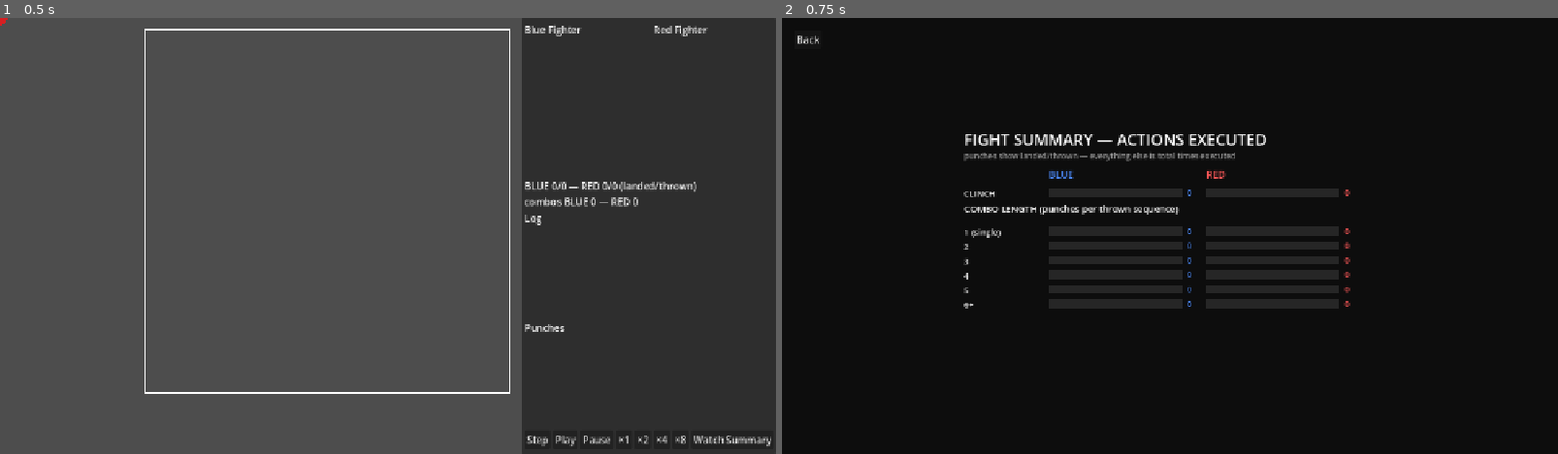
Above: before the commit, frames 1-2 (left to right).
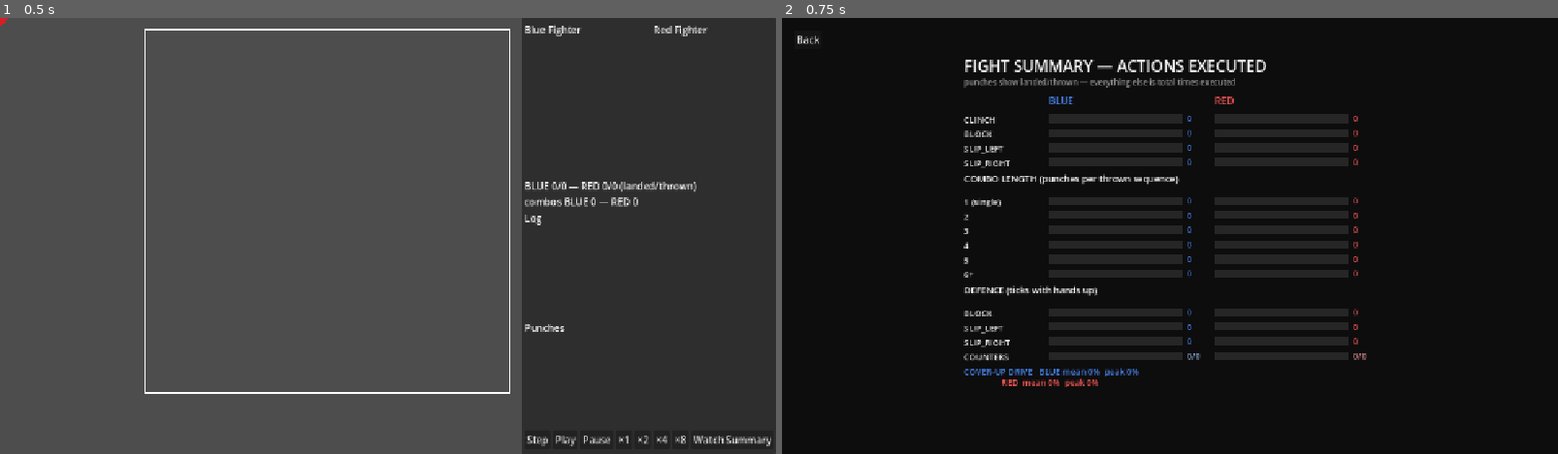
Above: after the commit, the same moments.

Repository: emeene/boxingsim-debugger
Game: Godot game, scene res://scenes/Main.tscn
Two runs of this game, one before a commit and one after it. Both use one fixed random seed, a clock stepped at 60 frames per second and the inputs below.
Inputs:
- Up to frame 1 (0.5 s): no input
- Up to frame 2 (0.75 s): click "Watch Summary" at 0.5 s

Frame 1 is identical in both runs. In frame 2, 13% of the frame differs, in the area x 23-76%, y 9-85%.

Commit message:
Draw defence on the ring, count it in the summary, and write the summary to the log file

Diff:
--- a/boxing-debugging/scenes/ActionSummary.gd
+++ b/boxing-debugging/scenes/ActionSummary.gd
@@ -1,4 +1,9 @@
+class_name ActionSummary
 extends Control
+# Named so the row order and the punch/guard groupings below can be read by DebugPanel when it
+# writes the same summary into the exported log file — one definition of what the summary
+# contains, so the screen and the file can never drift apart.
+#
 # Action breakdown (owner request 2026-07-20), shown on demand via DebugPanel's "Watch
 # Summary" button — a bar chart comparing how many times each fighter executed each
 # ActionType, EXCEPT movement (owner ruling, "everything bar movement": the ring view
@@ -49,7 +54,15 @@
 # Action rows that show even at a zero count. The rebuilt grab decision is worth pinning
 # visible — it can be rare in a technical fight, and a hidden zero reads as "never implemented"
 # rather than "didn't happen this bout."
-const ALWAYS_SHOWN := ["CLINCH"]
+#
+# The three defensive rows are pinned for exactly that reason and it was not hypothetical: a
+# fighter who never got his hands up produced no rows at all, so the summary looked identical
+# whether the defence was working, switched off by a rounding bug, or never built. A zero has to
+# be visible as a zero — it is the single most important number on this screen when something is
+# wrong, and hiding it is how a fighter defending himself 0.00% of the time went unnoticed.
+const ALWAYS_SHOWN := ["CLINCH", "BLOCK", "SLIP_LEFT", "SLIP_RIGHT"]
+# The defence section's own rows — guard TIME, not decisions. See DebugPanel._guard_ticks.
+const GUARD_ORDER := ["BLOCK", "SLIP_LEFT", "SLIP_RIGHT"]
 
 # Bucket keys match DebugPanel._track_combo_length's own bucketing exactly ("6+" for
 # anything longer than 5) — labels here are just the display text for each key.
@@ -86,11 +99,16 @@
 # there is genuinely nothing to score, and still populated after a knockout — where the fight
 # has no official card but "where it stood on points" is exactly what you want to know.
 var _cards = null
+# Guard time, counters and the cover-up drive — see DebugPanel._defense_data. Empty until a
+# backend that sends the fields has been connected, in which case the section is skipped
+# entirely rather than drawn as a block of zeroes that would read as "the defence is dead".
+var _defense: Dictionary = {}
 
 # Called every time "Watch Summary" is pressed — DebugPanel hands over whatever it has
 # tallied so far, live mid-fight or final once the fight has ended.
 func set_data(blue_counts: Dictionary, red_counts: Dictionary, blue_landed: Dictionary, red_landed: Dictionary,
-		blue_combo_lengths: Dictionary, red_combo_lengths: Dictionary, cards = null) -> void:
+		blue_combo_lengths: Dictionary, red_combo_lengths: Dictionary, cards = null, defense: Dictionary = {}) -> void:
+	_defense = defense
 	_blue_counts = blue_counts
 	_red_counts = red_counts
 	_blue_landed = blue_landed
@@ -160,7 +178,12 @@
 	if not card_lines.is_empty():
 		card_block_h = 12.0 + card_lines.size() * CARD_LINE_HEIGHT
 
-	var content_height := 90.0 + card_block_h + rows.size() * ROW_HEIGHT + 40.0 + combo_rows.size() * ROW_HEIGHT
+	# Guard rows + the counter row + two cover-up text lines, plus the heading and its gap.
+	var defense_block_h := 0.0
+	if not _defense.is_empty():
+		defense_block_h = 40.0 + (GUARD_ORDER.size() + 1) * ROW_HEIGHT + 2.0 * CARD_LINE_HEIGHT
+
+	var content_height := 90.0 + card_block_h + rows.size() * ROW_HEIGHT + 40.0 + combo_rows.size() * ROW_HEIGHT + defense_block_h
 	var origin := Vector2(viewport_size.x / 2.0 - 340.0, (viewport_size.y - content_height) / 2.0)
 
 	draw_string(ThemeDB.fallback_font, origin + Vector2(0.0, 0.0), "FIGHT SUMMARY — ACTIONS EXECUTED",
@@ -217,6 +240,51 @@
 		_draw_bar(bar_x, y, blue, -1, max_count, BLUE_COLOR, BLUE_LANDED_COLOR)
 		_draw_bar(red_bar_x, y, red, -1, max_count, RED_COLOR, RED_LANDED_COLOR)
 
+	if _defense.is_empty():
+		return
+	# DEFENCE section. Everything above counts DECISIONS; this counts what actually happened —
+	# how long the hands were up, how many counters came out of it, and how much the man wanted
+	# to cover up in the first place. Kept apart from the action rows on purpose: mixing a tick
+	# count into a list of decision counts is how the two get compared by eye and misread.
+	var defense_y := section_y + 24.0 + combo_rows.size() * ROW_HEIGHT + 16.0
+	draw_string(ThemeDB.fallback_font, Vector2(origin.x, defense_y), "DEFENCE (ticks with hands up)",
+			HORIZONTAL_ALIGNMENT_LEFT, -1, 15, Color.WHITE)
+	var guard_ticks: Dictionary = _defense.get("guard_ticks", {})
+	for i in range(GUARD_ORDER.size()):
+		var g: String = GUARD_ORDER[i]
+		var blue: int = guard_ticks.get("f1", {}).get(g, 0)
+		var red: int = guard_ticks.get("f2", {}).get(g, 0)
+		var y := defense_y + 24.0 + i * ROW_HEIGHT
+		draw_string(ThemeDB.fallback_font, Vector2(origin.x, y + 14.0), g,
+				HORIZONTAL_ALIGNMENT_LEFT, LABEL_WIDTH, 14, Color.WHITE_SMOKE)
+		var max_count: int = maxi(maxi(blue, red), 1)
+		_draw_bar(bar_x, y, blue, -1, max_count, BLUE_COLOR, BLUE_LANDED_COLOR)
+		_draw_bar(red_bar_x, y, red, -1, max_count, RED_COLOR, RED_LANDED_COLOR)
+
+	# Counters get the punch treatment (landed/thrown) because that is what they are: a punch
+	# thrown inside the opening a block or a slip just bought.
+	var counters: Dictionary = _defense.get("counters", {"f1": [0, 0], "f2": [0, 0]})
+	var counter_y := defense_y + 24.0 + GUARD_ORDER.size() * ROW_HEIGHT
+	draw_string(ThemeDB.fallback_font, Vector2(origin.x, counter_y + 14.0), "COUNTERS",
+			HORIZONTAL_ALIGNMENT_LEFT, LABEL_WIDTH, 14, Color.WHITE_SMOKE)
+	var blue_counter: Array = counters["f1"]
+	var red_counter: Array = counters["f2"]
+	var counter_max: int = maxi(maxi(blue_counter[0], red_counter[0]), 1)
+	_draw_bar(bar_x, counter_y, blue_counter[0], blue_counter[1], counter_max, BLUE_COLOR, BLUE_LANDED_COLOR)
+	_draw_bar(red_bar_x, counter_y, red_counter[0], red_counter[1], counter_max, RED_COLOR, RED_LANDED_COLOR)
+
+	# The drive itself, as text rather than a bar — it is a 0-to-1 average, not a count, and
+	# putting it on the same bar scale as a tick total would invite exactly the wrong comparison.
+	var mean: Dictionary = _defense.get("cover_up_mean", {"f1": 0.0, "f2": 0.0})
+	var peak: Dictionary = _defense.get("cover_up_peak", {"f1": 0.0, "f2": 0.0})
+	var drive_y := counter_y + ROW_HEIGHT + 14.0
+	draw_string(ThemeDB.fallback_font, Vector2(origin.x, drive_y),
+			"COVER-UP DRIVE   BLUE mean %.0f%%  peak %.0f%%" % [mean["f1"] * 100.0, peak["f1"] * 100.0],
+			HORIZONTAL_ALIGNMENT_LEFT, -1, 14, BLUE_COLOR)
+	draw_string(ThemeDB.fallback_font, Vector2(origin.x, drive_y + CARD_LINE_HEIGHT),
+			"                 RED  mean %.0f%%  peak %.0f%%" % [mean["f2"] * 100.0, peak["f2"] * 100.0],
+			HORIZONTAL_ALIGNMENT_LEFT, -1, 14, RED_COLOR)
+
 # The text a bar prints next to itself — "landed/thrown" for a punch row, a bare count
 # otherwise. Shared between the drawing pass and the width measurement so the two can
 # never disagree about what is actually being rendered.
@@ -226,10 +294,13 @@
 func _label_width(text: String) -> float:
 	return ThemeDB.fallback_font.get_string_size(text, HORIZONTAL_ALIGNMENT_LEFT, -1, LABEL_FONT_SIZE).x
 
-# Widest blue label across every row this draw will render, action rows and combo-length
-# rows together — the single shared offset every row's red column starts at, so the
-# column reads as one straight aligned bar chart instead of drifting row to row while
+# Widest blue label across every row this draw will render — action rows, combo-length rows
+# and the defence rows together — the single shared offset every row's red column starts at, so
+# the column reads as one straight aligned bar chart instead of drifting row to row while
 # still being guaranteed wide enough for the actual longest label, not a guessed constant.
+# The defence rows MUST be in here: they hold guard-time tick counts, which run into four
+# figures where a punch count stays in three, so leaving them out would put the widest label on
+# the whole screen underneath the red column and repeat the overlap bug fixed in July.
 func _widest_blue_label(rows: Array, combo_rows: Array) -> float:
 	var widest := 0.0
 	for action in rows:
@@ -239,6 +310,12 @@
 		widest = maxf(widest, _label_width(_bar_label(blue, landed)))
 	for bucket in combo_rows:
 		widest = maxf(widest, _label_width(_bar_label(_blue_combo_lengths.get(bucket, 0), -1)))
+	if not _defense.is_empty():
+		var guard_ticks: Dictionary = _defense.get("guard_ticks", {})
+		for g in GUARD_ORDER:
+			widest = maxf(widest, _label_width(_bar_label(guard_ticks.get("f1", {}).get(g, 0), -1)))
+		var blue_counter: Array = _defense.get("counters", {"f1": [0, 0]})["f1"]
+		widest = maxf(widest, _label_width(_bar_label(blue_counter[0], blue_counter[1])))
 	return widest
 
 # landed == -1 means "no landed concept for this action" (draws a plain bar + bare count).
--- a/boxing-debugging/scenes/DebugPanel.gd
+++ b/boxing-debugging/scenes/DebugPanel.gd
@@ -99,6 +99,23 @@
 var _action_landed := {"f1": {}, "f2": {}}
 var _previous_action := {"f1": "", "f2": ""}
 var _was_active := false
+# GUARD TIME, counted separately from the chosen-a-defence counts above and for a reason worth
+# stating. The action rows answer "how many times did he decide to block", which is a decision
+# count and undercounts badly — the edge-triggered rule treats movement as transparent, so a man
+# who blocks, steps, blocks again reads as ONE guard. These count every tick his hands were
+# actually up, off the payload's `guard` field, which is the thing the ring draws and the thing
+# CombatManager actually resolves a punch against. The two numbers answer different questions and
+# both belong on screen: how often he chose it, and how long he held it.
+var _guard_ticks := {"f1": {}, "f2": {}}
+# Counters thrown and landed, off the verdict's `counter` flag. A counter is broadcast as an
+# ordinary JAB or CROSS, so without this the whole counter-punching feature is invisible in a
+# summary that already lists every punch type.
+var _counter_counts := {"f1": [0, 0], "f2": [0, 0]}
+# The cover-up drive, averaged over the active ticks of the fight and held at its peak. A mean
+# says whether this man spent the night in his shell; the peak says how deep he ever went.
+var _cover_up_sum := {"f1": 0.0, "f2": 0.0}
+var _cover_up_peak := {"f1": 0.0, "f2": 0.0}
+var _cover_up_ticks := 0
 # A tie-up suspends both brains and runs under its own CLINCH match status, so the action
 # field can't edge-trigger a clinch the way it does the other held states. Instead we count one
 # CLINCH for each man the moment the status FIRST turns CLINCH — one per tie-up, matching the
@@ -169,7 +186,7 @@
 	watch_btn.text = "Watch Summary"
 	watch_btn.pressed.connect(func():
 		_action_summary.set_data(_action_counts["f1"], _action_counts["f2"], _action_landed["f1"], _action_landed["f2"],
-				_combo_length_counts["f1"], _combo_length_counts["f2"], _running_cards)
+				_combo_length_counts["f1"], _combo_length_counts["f2"], _running_cards, _defense_data())
 		_action_summary.visible = true
 	)
 	$VBoxContainer/HBoxContainer.add_child(watch_btn)
@@ -221,10 +238,66 @@
 		for card_line in block:
 			_write_log(card_line)
 	if payload.get("status", "") == "ENDED":
+		# The file used to end on the last tick line and nothing else: every aggregate in this
+		# panel lived on screen only, so a bout you exported and read back afterward had no
+		# punch totals, no combo lengths and no defence numbers anywhere in it. _write_log is a
+		# no-op once the file is closed, so this runs exactly once however many ENDED ticks land.
+		for line in _summary_lines():
+			_write_log(line)
 		_close_log()
 	if _log_lines.size() > MAX_LOG_LINES:
 		_log_lines.resize(MAX_LOG_LINES)
 	tick_log.text = "\n".join(_log_lines)
+
+# The whole summary as plain text, appended to the exported log when the fight ends. It carries
+# the same numbers the "Watch Summary" screen draws, in the same order, so a file read back later
+# and the screen never tell different stories.
+func _summary_lines() -> PackedStringArray:
+	var lines := PackedStringArray(["", "=== FIGHT SUMMARY — ACTIONS EXECUTED ===",
+			"punches show landed/thrown — everything else is total times executed", ""])
+	for action in ActionSummary.ACTION_ORDER:
+		var blue: int = _action_counts["f1"].get(action, 0)
+		var red: int = _action_counts["f2"].get(action, 0)
+		if blue == 0 and red == 0 and not action in ActionSummary.ALWAYS_SHOWN:
+			continue
+		if action in ActionSummary.PUNCH_TYPES:
+			lines.append("%-16s BLUE %d/%d   RED %d/%d" % [action,
+					_action_landed["f1"].get(action, 0), blue,
+					_action_landed["f2"].get(action, 0), red])
+		else:
+			lines.append("%-16s BLUE %d   RED %d" % [action, blue, red])
+	lines.append("")
+	lines.append("COMBO LENGTH (punches per thrown sequence)")
+	for bucket in ActionSummary.COMBO_LENGTH_ORDER:
+		lines.append("%-16s BLUE %d   RED %d" % [bucket,
+				_combo_length_counts["f1"].get(bucket, 0), _combo_length_counts["f2"].get(bucket, 0)])
+	lines.append("")
+	lines.append("DEFENCE (ticks with hands up, out of %d active ticks)" % _cover_up_ticks)
+	for g in ActionSummary.GUARD_ORDER:
+		lines.append("%-16s BLUE %d   RED %d" % [g,
+				_guard_ticks["f1"].get(g, 0), _guard_ticks["f2"].get(g, 0)])
+	lines.append("%-16s BLUE %d/%d   RED %d/%d" % ["COUNTERS",
+			_counter_counts["f1"][1], _counter_counts["f1"][0],
+			_counter_counts["f2"][1], _counter_counts["f2"][0]])
+	var ticks := maxi(_cover_up_ticks, 1)
+	lines.append("COVER-UP DRIVE   BLUE mean %.0f%% peak %.0f%%   RED mean %.0f%% peak %.0f%%" % [
+			_cover_up_sum["f1"] / ticks * 100.0, _cover_up_peak["f1"] * 100.0,
+			_cover_up_sum["f2"] / ticks * 100.0, _cover_up_peak["f2"] * 100.0])
+	return lines
+
+# Everything the defence section needs, in one bundle: guard time per type, counters
+# landed/thrown, and the cover-up drive as a mean over the fight plus the deepest it ever got.
+# The mean divides by the active tick count, so it reads as "the share of the fight he spent
+# wanting his hands up" rather than a raw sum nobody can scale.
+func _defense_data() -> Dictionary:
+	var ticks := maxi(_cover_up_ticks, 1)
+	return {
+		"guard_ticks": _guard_ticks,
+		"counters": _counter_counts,
+		"cover_up_mean": {"f1": _cover_up_sum["f1"] / ticks, "f2": _cover_up_sum["f2"] / ticks},
+		"cover_up_peak": _cover_up_peak,
+		"active_ticks": _cover_up_ticks,
+	}
 
 # Count one CLINCH for each man the instant a tie-up begins — see _was_clinched.
 func _tally_clinch(payload: Dictionary) -> void:
@@ -270,6 +343,27 @@
 		return
 	_tally_one("f1", payload["f1"])
 	_tally_one("f2", payload["f2"])
+	_tally_defense("f1", payload["f1"])
+	_tally_defense("f2", payload["f2"])
+	_cover_up_ticks += 1
+
+# Guard time, counters and the cover-up drive — the three things about defence that the action
+# rows structurally cannot carry. Runs only on active ticks, like every other tally here.
+func _tally_defense(key: String, f: Dictionary) -> void:
+	var guard = f.get("guard")
+	if guard != null:
+		var g: String = str(guard)
+		_guard_ticks[key][g] = _guard_ticks[key].get(g, 0) + 1
+	var offense = f.get("offense")
+	if offense != null and offense.get("counter", false):
+		_counter_counts[key][0] += 1
+		if offense["landed"]:
+			_counter_counts[key][1] += 1
+	# -1 is an older backend with no cover-up field; it must not drag the mean toward zero.
+	var cover: float = f.get("coverUp", -1.0)
+	if cover >= 0.0:
+		_cover_up_sum[key] += cover
+		_cover_up_peak[key] = maxf(_cover_up_peak[key], cover)
 
 func _tally_one(key: String, f: Dictionary) -> void:
 	var offense = f.get("offense")
--- a/boxing-debugging/scenes/Fighter.gd
+++ b/boxing-debugging/scenes/Fighter.gd
@@ -49,6 +49,18 @@
 # there is nothing to hide. Drawn as a small open ring rather than a flash, because at
 # twenty-odd a round a flash would strobe the whole fight.
 var _probing: bool = false
+# How much this man wants his hands up, 0..1 (CoverUpSensor.drive on the backend): 0 fresh,
+# climbing as he is hurt and worn down, scaled by how smart he is. This is a POSTURE, not an
+# action — it is the difference between a man boxing behind a high guard all round and one
+# with his hands at his waist, and on two circles it was previously impossible to see at all.
+# Drawn as a shell: a thick dim arc across the front that thickens as the drive climbs, held
+# for as long as he is in trouble rather than flashing per tick. -1 on an older payload.
+var _cover_up: float = -1.0
+# The opening a clean piece of defence just bought, in ticks remaining (0 when closed). He made
+# the other man miss and for a moment his own punch is the one that wants to come out. Drawn as
+# a bright gold ring because it is RARE and short — four ticks — and it is the exact instant a
+# counter is about to happen, so it must be loud enough to catch on screen.
+var _counter_window: int = 0
 
 func _draw() -> void:
 	# Fallen pose (hurt cycle): a downed man draws as a darkened, squashed shape lying on
@@ -77,13 +89,32 @@
 	# solid cyan for BLOCK, a side arc for a slip on the side the head moves to. Guards
 	# only appear during the rival's windup, so a flash of cyan against a yellow rival
 	# reads as "he saw it coming".
+	# The shell is drawn UNDER the committed guard, so a man who is turtling all round shows a
+	# permanent thick band and his individual guards still flash cyan on top of it. Dim slate so
+	# it never competes with the guard itself: the posture is the background, the guard is the
+	# event. It only appears once he is meaningfully in trouble — a fresh fighter has a drive
+	# near zero and drawing that would put a band on everybody all night and mean nothing.
+	if _cover_up > 0.15:
+		var shell_color := Color(0.45, 0.62, 0.72, clampf(_cover_up, 0.0, 1.0))
+		draw_arc(Vector2.ZERO, RADIUS + 1.5, PI * 1.15, PI * 1.85, 16, shell_color, 2.0 + 4.0 * _cover_up)
 	match _guard:
 		"BLOCK":
+			# Hands up: the full ring plus two short gloves across the front, so a block reads
+			# as a shape a person recognises rather than one more coloured outline.
 			draw_arc(Vector2.ZERO, RADIUS + 3.0, 0.0, TAU, 32, Color.CYAN, 2.5)
+			draw_arc(Vector2.ZERO, RADIUS + 6.5, PI * 1.12, PI * 1.42, 8, Color.CYAN, 3.5)
+			draw_arc(Vector2.ZERO, RADIUS + 6.5, PI * 1.58, PI * 1.88, 8, Color.CYAN, 3.5)
 		"SLIP_LEFT":
 			draw_arc(Vector2.ZERO, RADIUS + 3.0, PI * 0.5, PI * 1.5, 16, Color.CYAN, 2.5)
 		"SLIP_RIGHT":
 			draw_arc(Vector2.ZERO, RADIUS + 3.0, -PI * 0.5, PI * 0.5, 16, Color.CYAN, 2.5)
+	# The counter opening: he just made the other man miss and has a few ticks in which his own
+	# punch is favoured. Gold, outside every other ring, so "he slipped it — here it comes" is
+	# one unmistakable read. Fades as the window runs down.
+	if _counter_window > 0:
+		var counter_color := Color(1.0, 0.84, 0.0)
+		counter_color.a = clampf(_counter_window / 4.0, 0.25, 1.0)
+		draw_arc(Vector2.ZERO, RADIUS + 12.0, 0.0, TAU, 32, counter_color, 2.0)
 	# Cornered ring: orange outline just outside the guard ring, so both can show at once —
 	# a cornered man throwing up a guard is exactly the situation worth seeing.
 	if _cornered:
@@ -135,12 +166,20 @@
 		var read_origin := stamina_origin + Vector2(0.0, (BAR_HEIGHT + 1.0) + 4.0)
 		draw_rect(Rect2(read_origin, Vector2(BAR_WIDTH, 3.0)), Color(0.15, 0.15, 0.15))
 		draw_rect(Rect2(read_origin, Vector2(BAR_WIDTH * _opponent_read, 3.0)), Color(0.72, 0.45, 1.0))
+	# Cover-up bar: how much he wants his hands up. Same slate as the shell arc on the body, so
+	# the bar and the posture are obviously the same channel. It is the only bar here that
+	# should RISE as a man does worse, which is the read — health falling while this climbs is
+	# a fighter going into his shell, and that is the whole behaviour in one picture.
+	if _cover_up >= 0.0:
+		var cover_origin := stamina_origin + Vector2(0.0, (BAR_HEIGHT + 1.0) + 8.0)
+		draw_rect(Rect2(cover_origin, Vector2(BAR_WIDTH, 3.0)), Color(0.15, 0.15, 0.15))
+		draw_rect(Rect2(cover_origin, Vector2(BAR_WIDTH * clampf(_cover_up, 0.0, 1.0), 3.0)), Color(0.45, 0.62, 0.72))
 
 func _process(delta: float) -> void:
 	position = position.lerp(_target_position, delta / 0.1)
 	queue_redraw()
 
-func update_from_snapshot(x: float, y: float, health: float, …(143 unchanged characters)… _read: float = -1.0, action: String = "") -> void:
+func update_from_snapshot(x: float, y: float, health: float, …(143 unchanged characters)… _read: float = -1.0, action: String = "", cover_up: float = -1.0, counter_window: int = 0) -> void:
 	_target_position = MatchState.to_screen(x, y)
 	_health_fraction = clampf(health / 100.0, 0.0, 1.0)
 	_stamina_fraction = clampf(stamina / 100.0, 0.0, 1.0)
@@ -155,6 +194,8 @@
 	# high speed is a few milliseconds — that is fine here precisely because the mark is
 	# quiet: it reads as a flicker on the lead side, the way real probing looks.
 	_probing = action == "FAKE" and phase == "STARTUP"
+	_cover_up = cover_up
+	_counter_window = counter_window
 	if feinted:
 		_feint_flash_until_ms = Time.get_ticks_msec() + FEINT_FLASH_MS
 
--- a/boxing-debugging/scenes/Ring.gd
+++ b/boxing-debugging/scenes/Ring.gd
@@ -39,6 +39,6 @@
 	_count = snapshot.get("count", 0)
 	_downed = snapshot.get("downed")
 	_clinched = snapshot.get("status", "") == "CLINCH"
-	f1.update_from_snapshot(snapshot["f1"]["x"], snapshot["f1"] …(309 unchanged characters)…  -1.0), snapshot["f1"].get("action", ""))
-	f2.update_from_snapshot(snapshot["f2"]["x"], snapshot["f2"] …(309 unchanged characters)…  -1.0), snapshot["f2"].get("action", ""))
+	f1.update_from_snapshot(snapshot["f1"]["x"], snapshot["f1"] …(309 unchanged characters)…  -1.0), snapshot["f1"].get("action", ""), snapshot["f1"].get("coverUp", -1.0), snapshot["f1"].get("counterWindow", 0))
+	f2.update_from_snapshot(snapshot["f2"]["x"], snapshot["f2"] …(309 unchanged characters)…  -1.0), snapshot["f2"].get("action", ""), snapshot["f2"].get("coverUp", -1.0), snapshot["f2"].get("counterWindow", 0))
 	queue_redraw()
